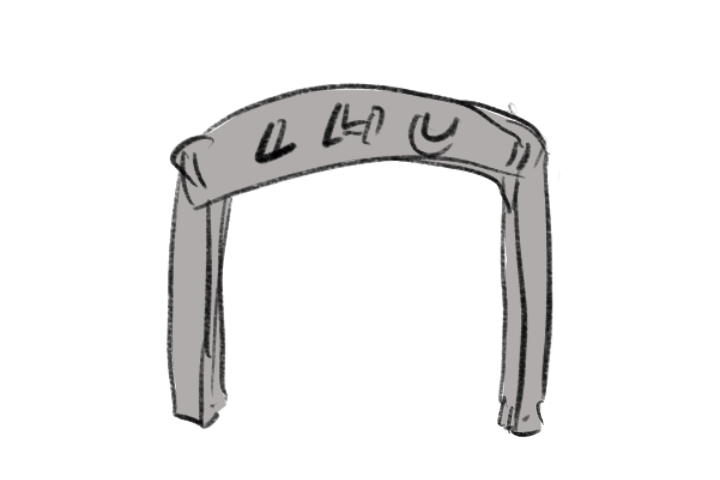
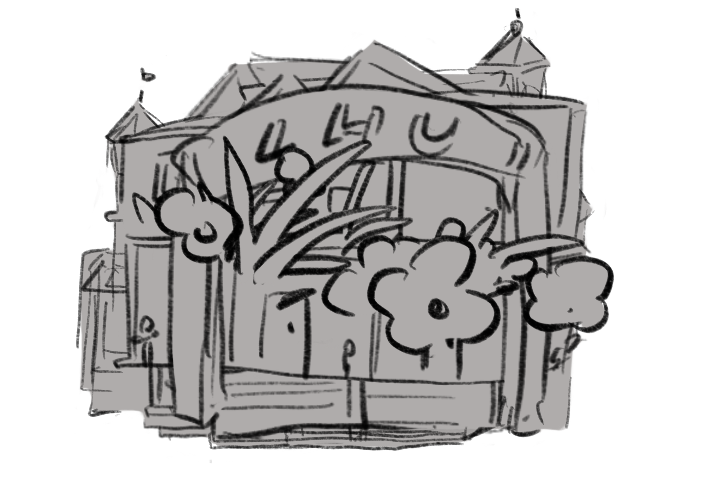
Revision of a layered 720 × 480 image; what changed, layer by layer:
showed "bg_fore_1" over [153, 135, 614, 356]
showed "bg_fore_2" over [130, 146, 539, 315]
showed "bg_back_9" over [106, 81, 600, 386]
showed "bg_back_8" over [192, 31, 519, 462]
showed "bg_back_7" over [185, 68, 535, 451]
showed "bg_back_6" over [145, 50, 472, 422]
showed "bg_back_5" over [76, 7, 607, 464]
showed "bg_back_4" over [155, 98, 579, 398]
